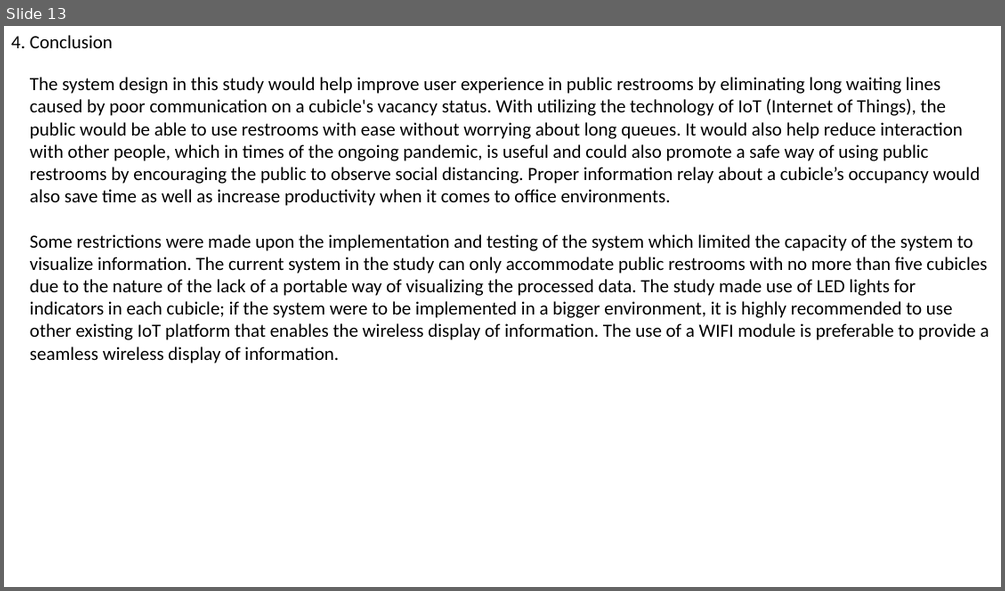
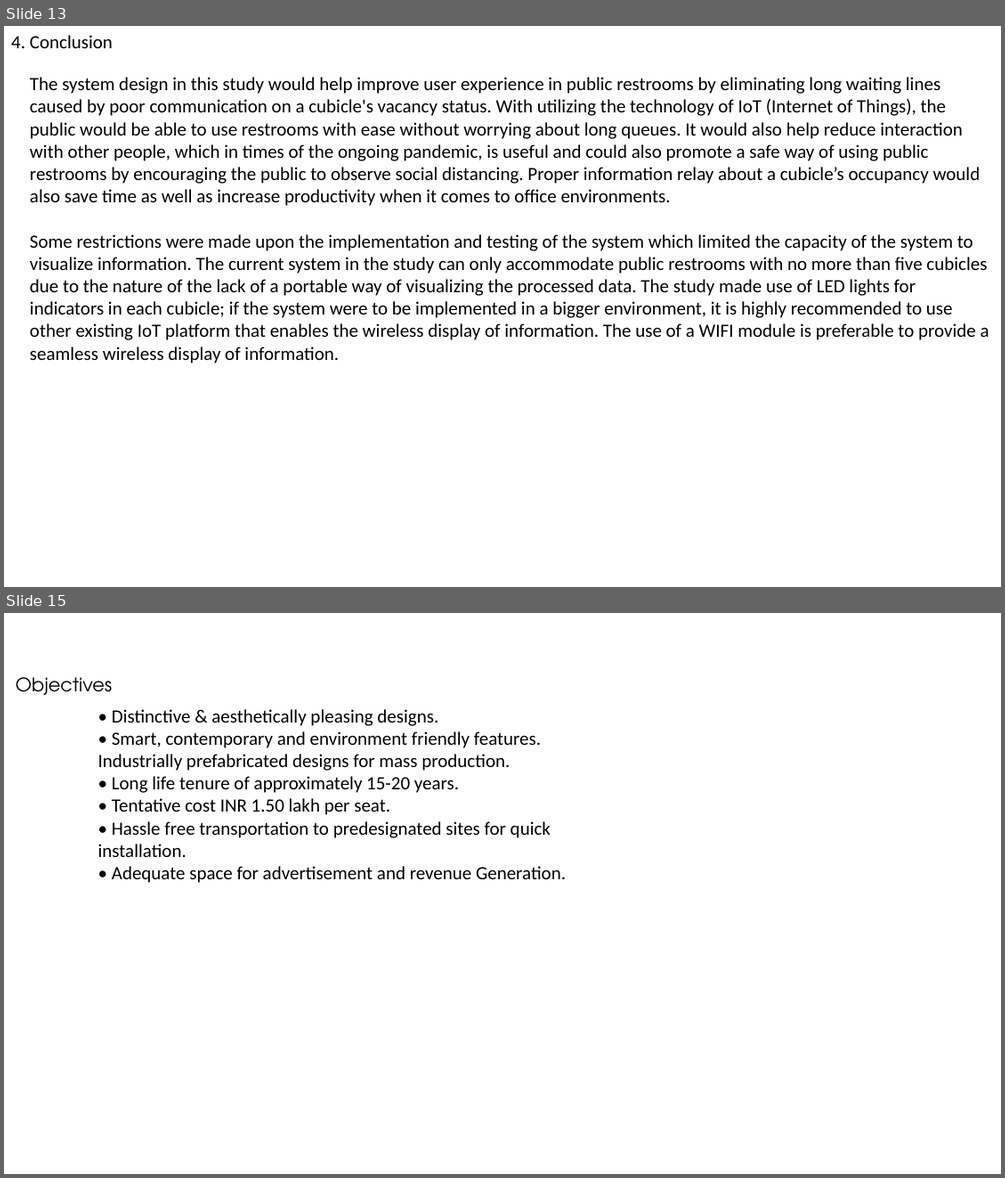
Before and after one commit to Mj454545/Mohanraj_NMIDau112421106022, a slide deck: Smart restroom.pptx. Shown one above the other, each under a label of ours: slide 13 before the commit, slides 13 and 15 after it; the slides between them are not shown. The pictures are 1005x591 and 1005x1178 pixels, drawn with LibreOffice and Linux fonts; fonts in the diff are those of the drawing. Boxes give left, top, right and bottom in pixels: in the first picture for what was removed or moved away, otherwise in the second. Text is boxed around its words. In the diff, an @@ line names an element or a change of style, - is before the commit and + after.

```diff
--- a/Smart restroom.pptx
+++ b/Smart restroom.pptx
@@ slide 15 added at box(4, 613, 1001, 1174), background #FFFFFF @@
@@ text added at box(16, 677, 112, 695), 18 pt, text #000000 @@
+Objectives
@@ text added at box(98, 709, 566, 883), 18 pt, text #000000 @@
+• Distinctive & aesthetically pleasing designs.
+• Smart, contemporary and environment friendly features. Industrially prefabricated designs for mass production.
+• Long life tenure of approximately 15-20 years.
+• Tentative cost INR 1.50 lakh per seat.
+• Hassle free transportation to predesignated sites for quick installation.
+• Adequate space for advertisement and revenue Generation.
```
Also in this commit, not shown: 10 other slides added.
